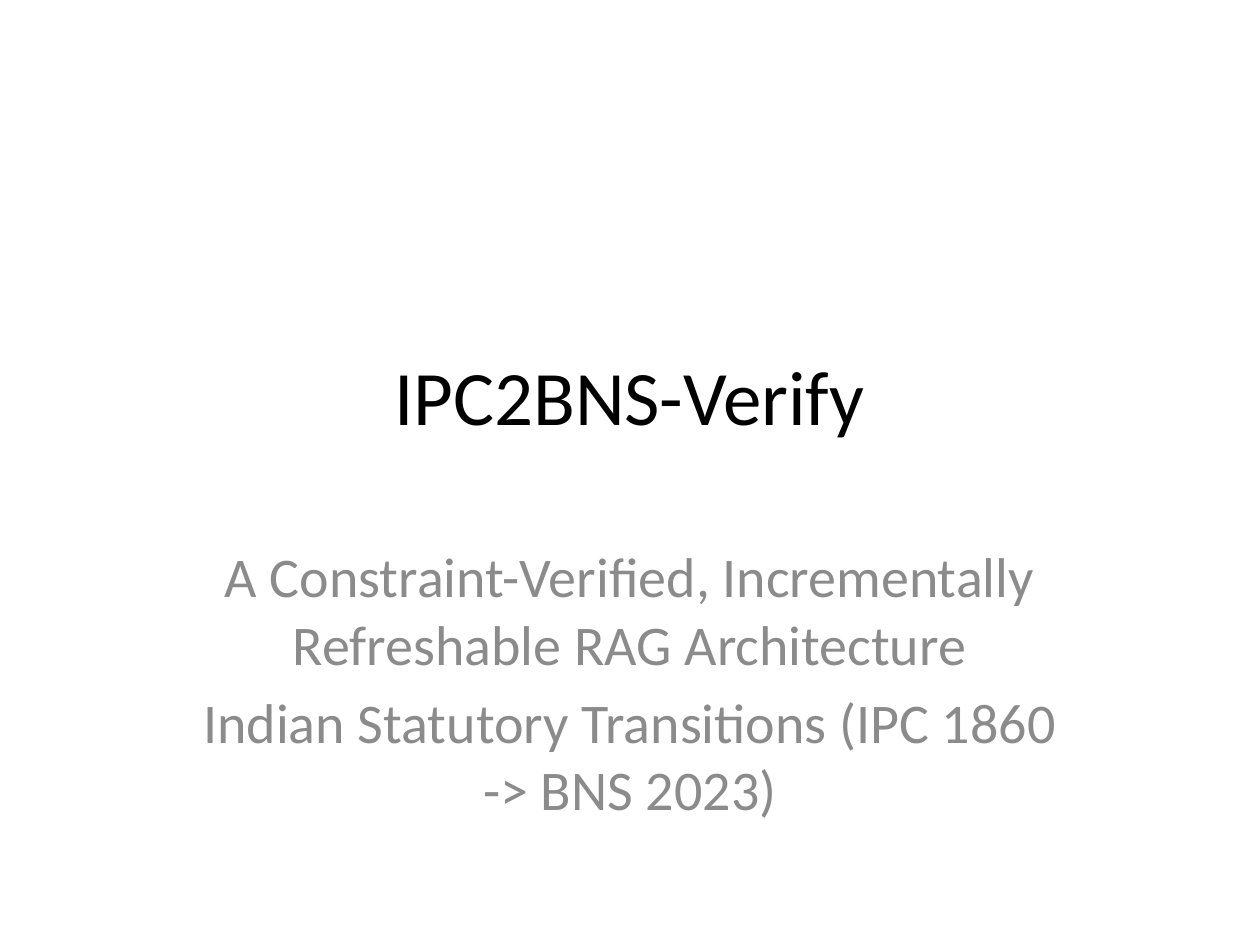
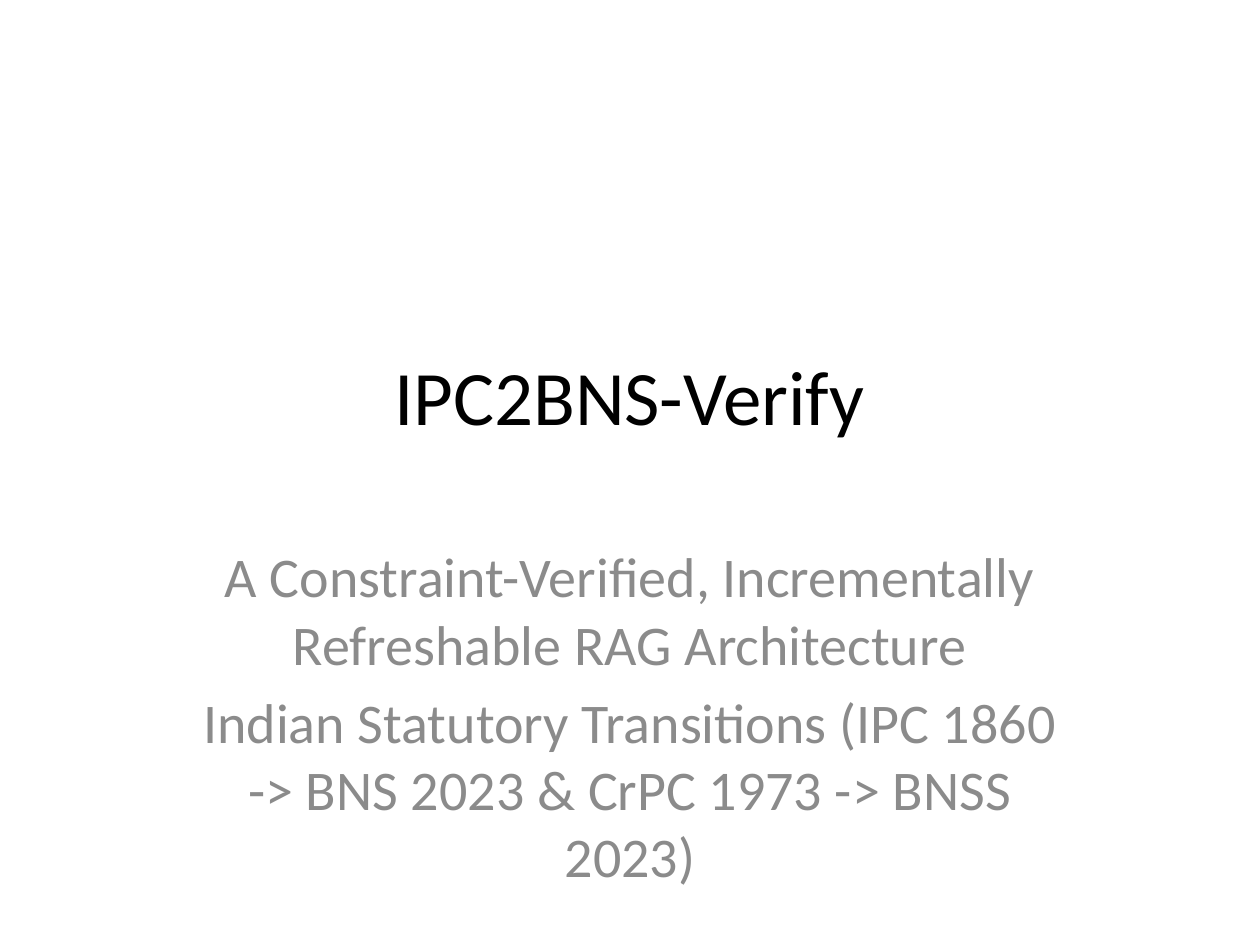
Before and after one commit to MS-406/IPC2BNS-Verify, a slide deck: slide 1 of report/presentation_deck.pptx. Drawn at 1260x945 pixels with LibreOffice and Linux fonts; fonts in the diff are those of the drawing. Boxes give left, top, right and bottom in pixels: in the first picture for what was removed or moved away, otherwise in the second. Text is boxed around its words. In the diff, an @@ line names an element or a change of style, - is before the commit and + after.

Commit message:
feat(research-strengthening): scale benchmark to N=145, add 95% Wilson CIs, complete CrPC<->BNSS generalization study, and enhance Layer 2 intent relevance gating

```diff
--- a/report/presentation_deck.pptx
+++ b/report/presentation_deck.pptx
@@ subtitle at (203, 702, 1056, 885): text changed @@
-Indian Statutory Transitions (IPC 1860 -> BNS 2023)
+Indian Statutory Transitions (IPC 1860 -> BNS 2023 & CrPC 1973 -> BNSS 2023)
```
Also in this commit, not shown: 2 other slides changed, 25 other files.
